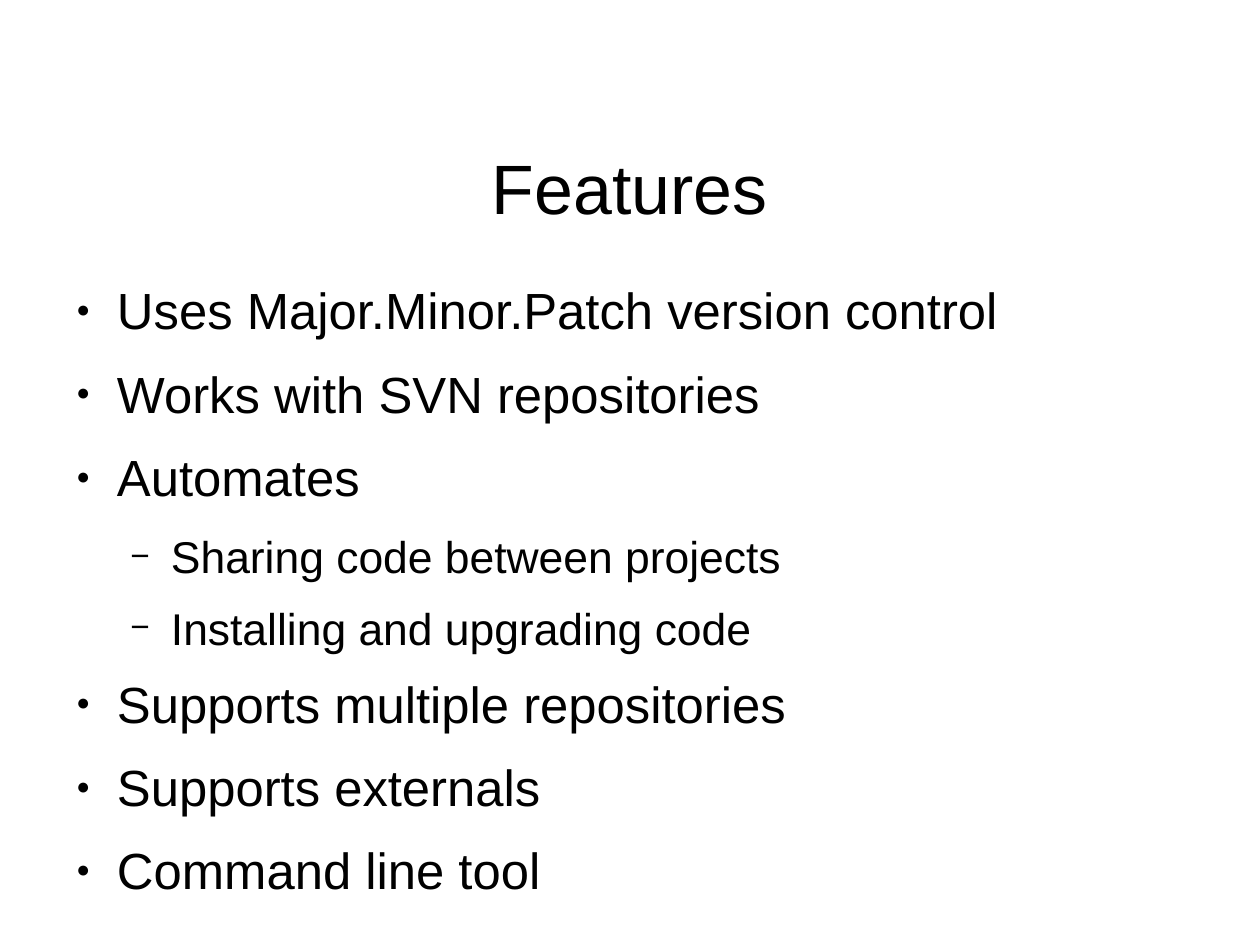
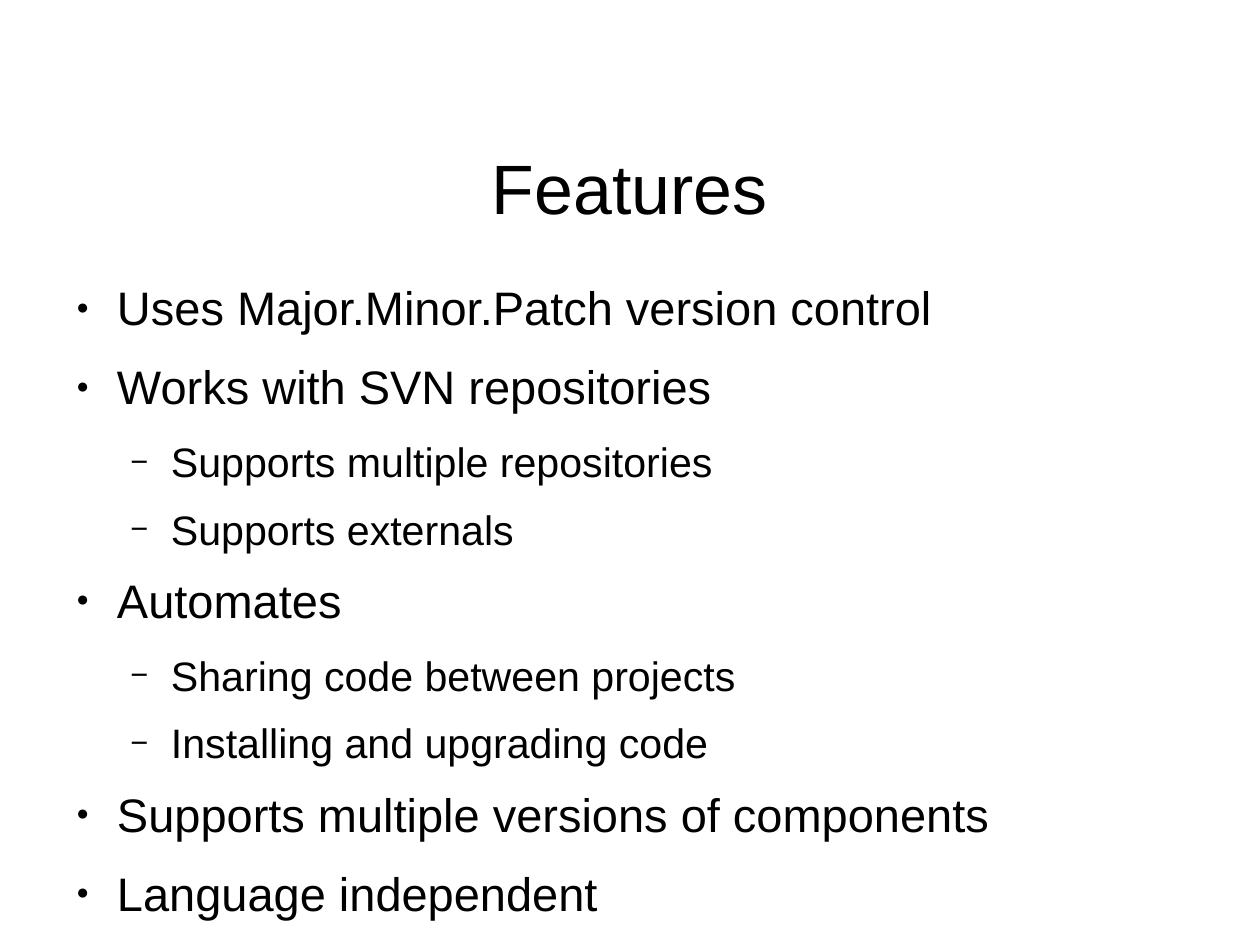
Before and after one commit to jeremiah-c-leary/hdl-component-manager, a slide deck: slide 4 of docs/presentations/hdl-component-manager.odp (slide 3 before the commit). Drawn at 1260x945 pixels with LibreOffice and Linux fonts; fonts in the diff are those of the drawing; background and template pictures are left out. Boxes give left, top, right and bottom in pixels: in the first picture for what was removed or moved away, otherwise in the second. Text is boxed around its words. In the diff, an @@ line names an element or a change of style, - is before the commit and + after.

```diff
--- a/docs/presentations/hdl-component-manager.odp
+++ b/docs/presentations/hdl-component-manager.odp
@@ text at [117, 291, 931, 767]: size 32 to 29.6 pt in "Uses Major.Minor.Patch version control", "Works with SVN repositories", "Automates"; size 28 to 25.9 pt in "Sharing code between projects", "Installing and upgrading code" @@
@@ text at [171, 447, 713, 553]: paragraphs added @@
+  − Supports multiple repositories
+  − Supports externals
@@ text at [117, 798, 989, 841]: text changed; size 32 to 29.6 pt @@
-● Supports multiple repositories
-● Supports externals
-● Command line tool
+● Supports multiple versions of components
+● Language independent
```
Also in this commit, not shown: 5 other slides changed, 4 slides added, 4 other files.
